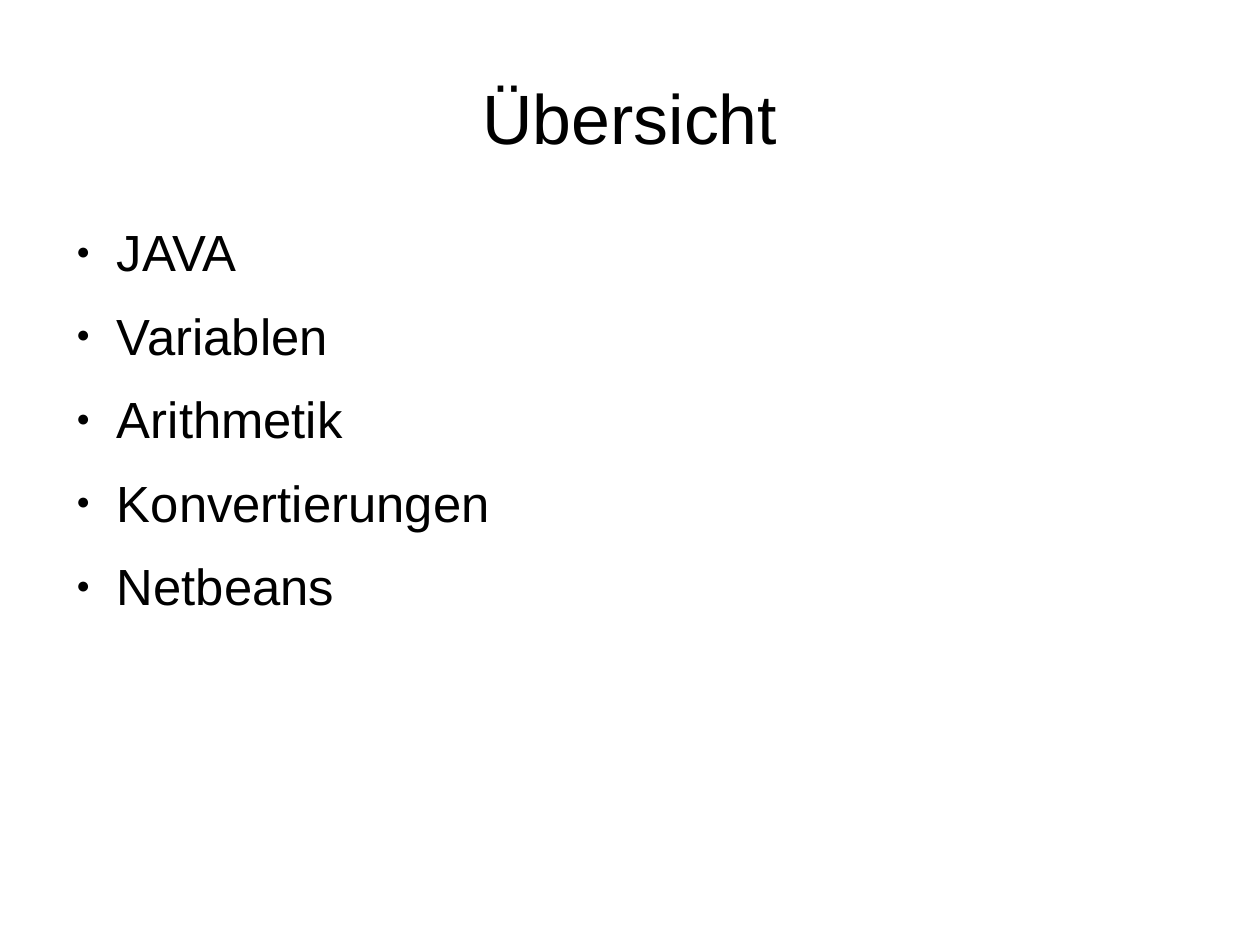
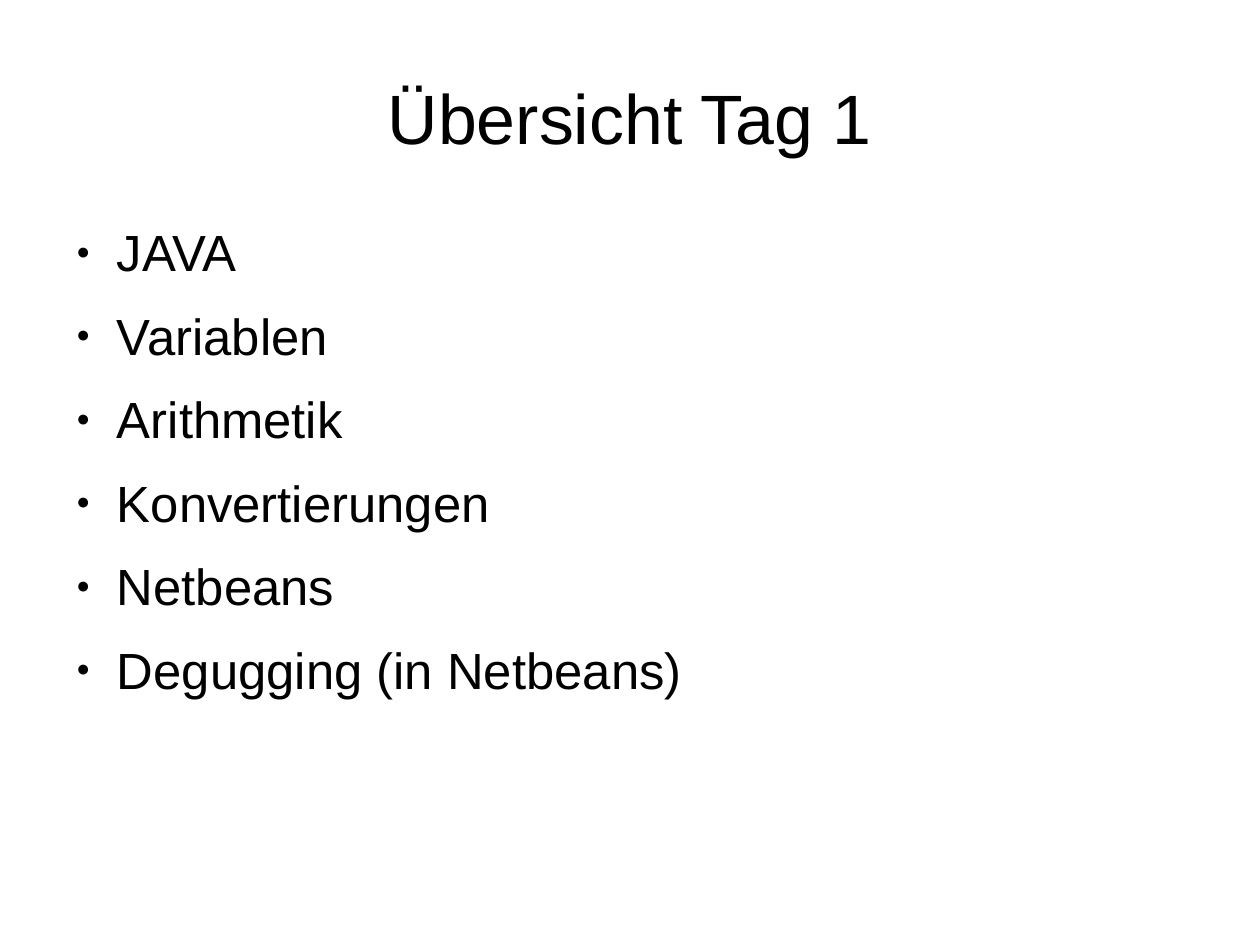
Before and after one commit to phdu/vorkurs, a slide deck: slide 3 of Tag_1/folien_tag_1.odp (slide 2 before the commit). Drawn at 1260x945 pixels with LibreOffice and Linux fonts; fonts in the diff are those of the drawing. Boxes give left, top, right and bottom in pixels: in the first picture for what was removed or moved away, otherwise in the second. Text is boxed around its words. In the diff, an @@ line names an element or a change of style, - is before the commit and + after.

```diff
--- a/Tag_1/folien_tag_1.odp
+++ b/Tag_1/folien_tag_1.odp
@@ title at (388, 88, 872, 157): text changed @@
-Übersicht
+Übersicht Tag 1
@@ text at (117, 652, 681, 699): paragraph added @@
+● Degugging (in Netbeans)
```
Also in this commit, not shown: 4 other slides changed, 1 slide added.
